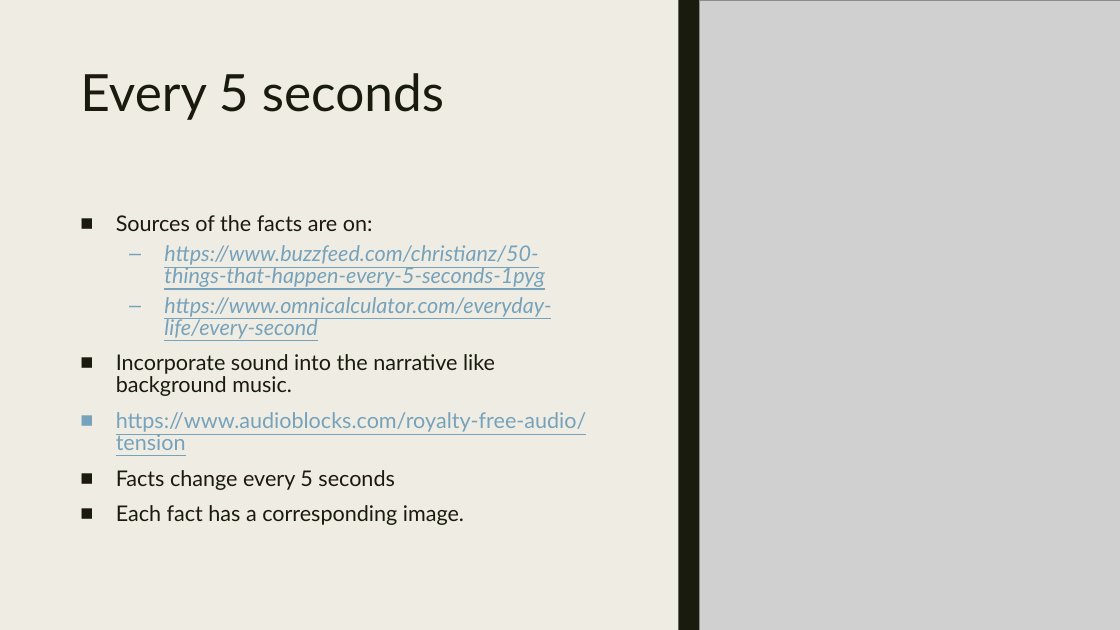
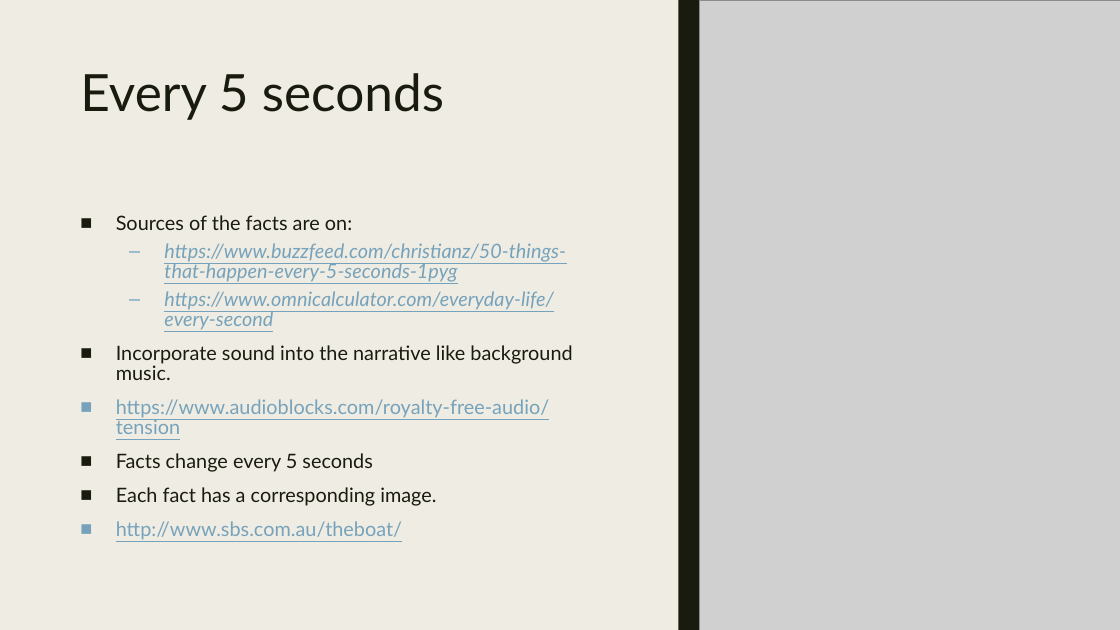
Before and after one commit to LindaWK/CC-Final-Project, a slide deck: slide 10 of RoundTable Presentation/Presentation.pptx. Drawn at 1120x630 pixels with LibreOffice and Linux fonts; fonts in the diff are those of the drawing; grey boxes stand for pictures. Boxes give left, top, right and bottom in pixels: in the first picture for what was removed or moved away, otherwise in the second. Text is boxed around its words. In the diff, an @@ line names an element or a change of style, - is before the commit and + after.

Commit message:
Update to Presentation

```diff
--- a/RoundTable Presentation/Presentation.pptx
+++ b/RoundTable Presentation/Presentation.pptx
@@ text at (116,215,572,506): size 18.5 to 17 pt @@
@@ text at (116,521,402,540): paragraph added @@
+■ http://www.sbs.com.au/theboat/
```
Also in this commit, not shown: 1 other slide changed.
